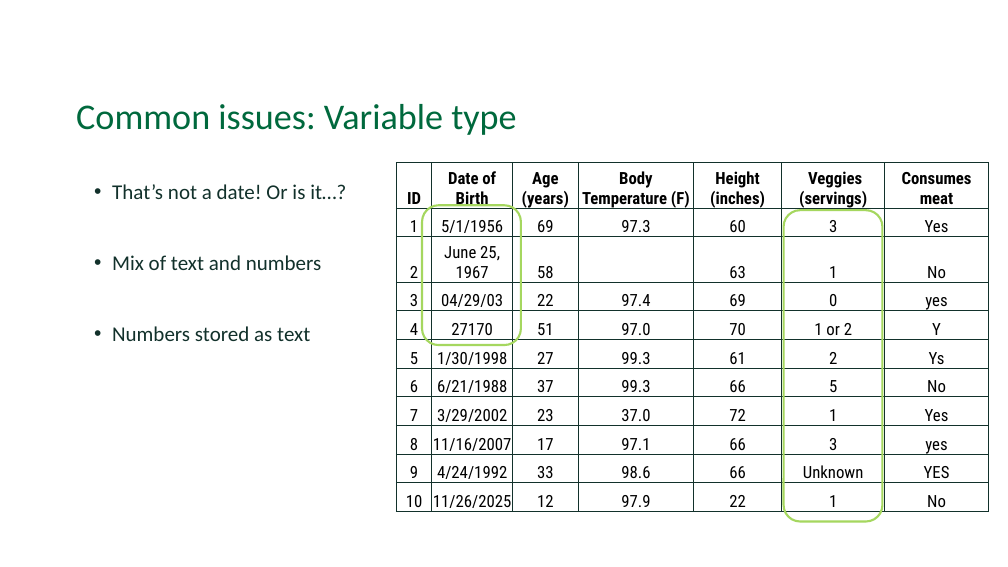
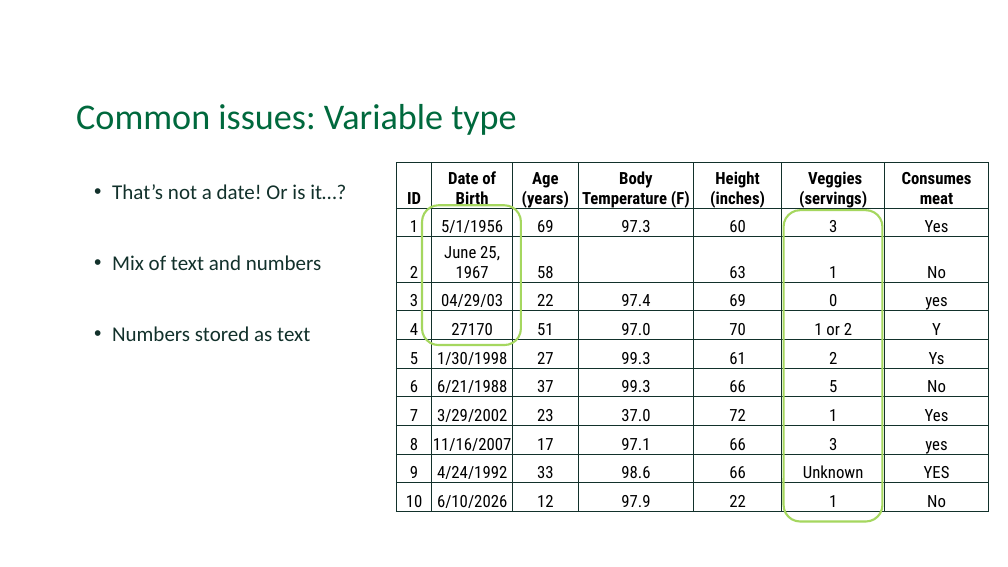
Before and after one commit to Dartmouth-Libraries/r_research-fundamentals_ws, a slide deck: slide 42 of slides/02a_Exploratory-Data-Analysis_EDA.pptx (slide 41 before the commit). Drawn at 1008x567 pixels with LibreOffice and Linux fonts; fonts in the diff are those of the drawing; background and template pictures are left out. Boxes give left, top, right and bottom in pixels: in the first picture for what was removed or moved away, otherwise in the second. Text is boxed around its words. In the diff, an @@ line names an element or a change of style, - is before the commit and + after.

```diff
--- a/slides/02a_Exploratory-Data-Analysis_EDA.pptx
+++ b/slides/02a_Exploratory-Data-Analysis_EDA.pptx
@@ table at [396, 163, 989, 516] @@
-row 11, column 2: 11/26/2025
+row 11, column 2: 6/10/2026
```
Also in this commit, not shown: 17 other slides changed, 3 slides added, 1 slide removed.
